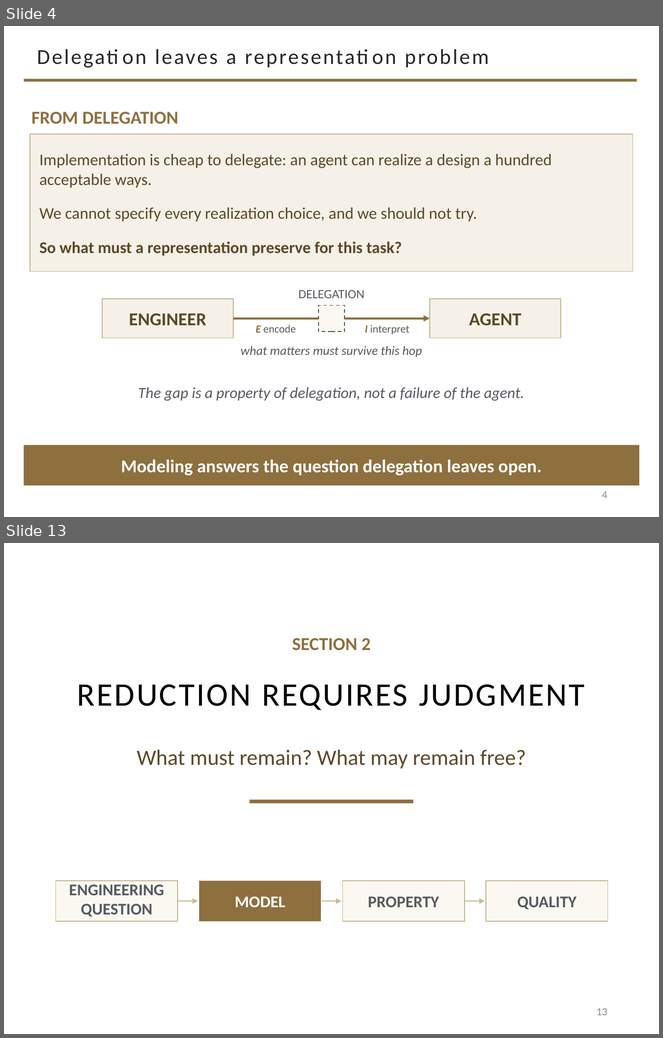
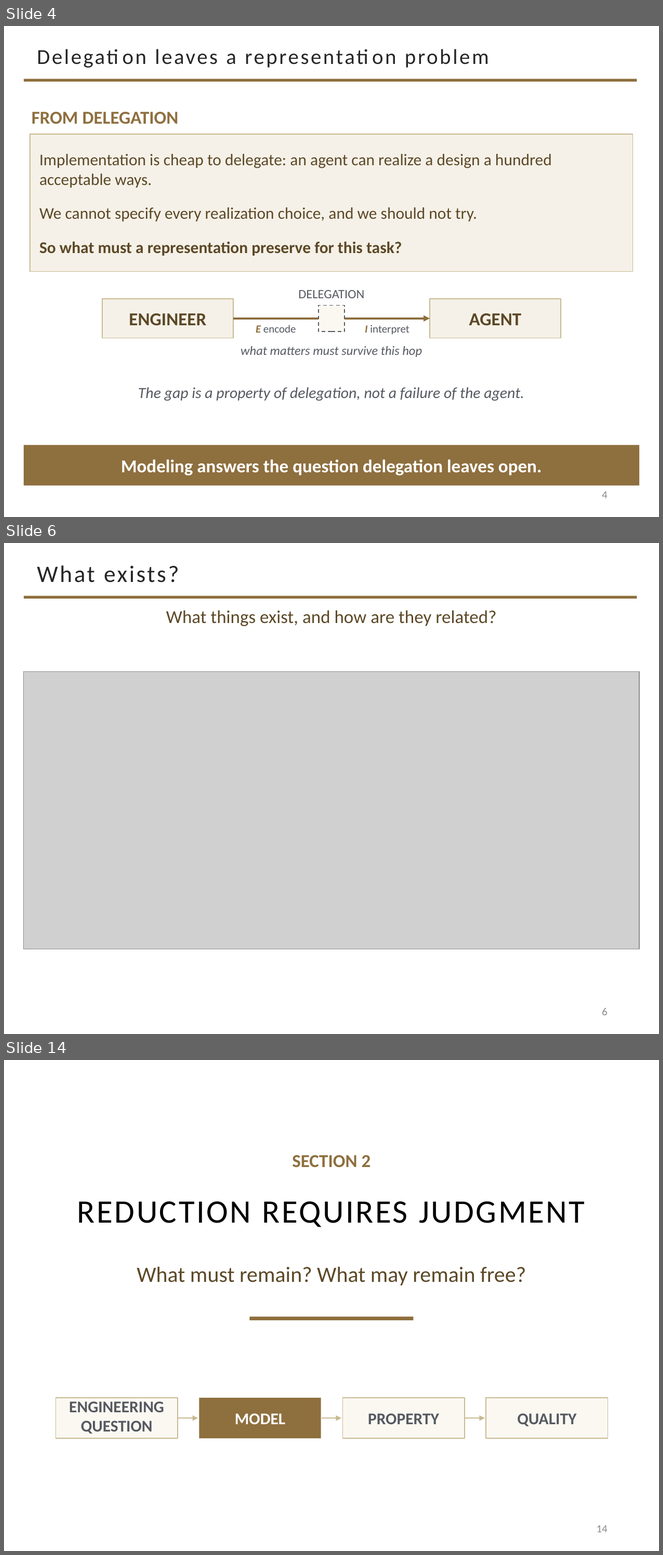
Before and after one commit to davisjam/model-based-agentic-software-engineering, a slide deck: course/lectures/act-2-delegation-and-control/02-modeling/2-2-Modeling-1-Purposeful-Reduction.pptx. Shown one above the other, each under a label of ours: slides 4 and 13 before the commit, slides 4, 6 and 14 after it; the slides between them are not shown. The pictures are 663x1038 and 663x1555 pixels, drawn with LibreOffice and Linux fonts; fonts in the diff are those of the drawing; grey boxes stand for pictures; background and template pictures are left out. Boxes give left, top, right and bottom in pixels: in the first picture for what was removed or moved away, otherwise in the second. Text is boxed around its words. In the diff, an @@ line names an element or a change of style, - is before the commit and + after.

```diff
--- a/course/lectures/act-2-delegation-and-control/02-modeling/2-2-Modeling-1-Purposeful-Reduction.pptx
+++ b/course/lectures/act-2-delegation-and-control/02-modeling/2-2-Modeling-1-Purposeful-Reduction.pptx
@@ slide 6 added at bbox=[4, 543, 659, 1034], background #FFFFFF; not listed: 1 template element that a slide beside it also shows @@
@@ title added at bbox=[37, 565, 179, 583], 26 pt, text #262626 @@
+What exists?
@@ text added at bbox=[166, 610, 496, 626], 20 pt, text #5C4826 @@
+What things exist, and how are they related?
@@ picture added at bbox=[24, 671, 639, 949] @@
@@ page number added at bbox=[602, 1008, 608, 1016], 12 pt, text #8C8C8C @@
+6
@@ what was slide 13 is now slide 14 @@
@@ page number at bbox=[597, 1525, 608, 1533]: text changed @@
-13
+14
```
Also in this commit, not shown: 2 slides changed, 6 other slides added, 6 slides removed, 1 other file.
